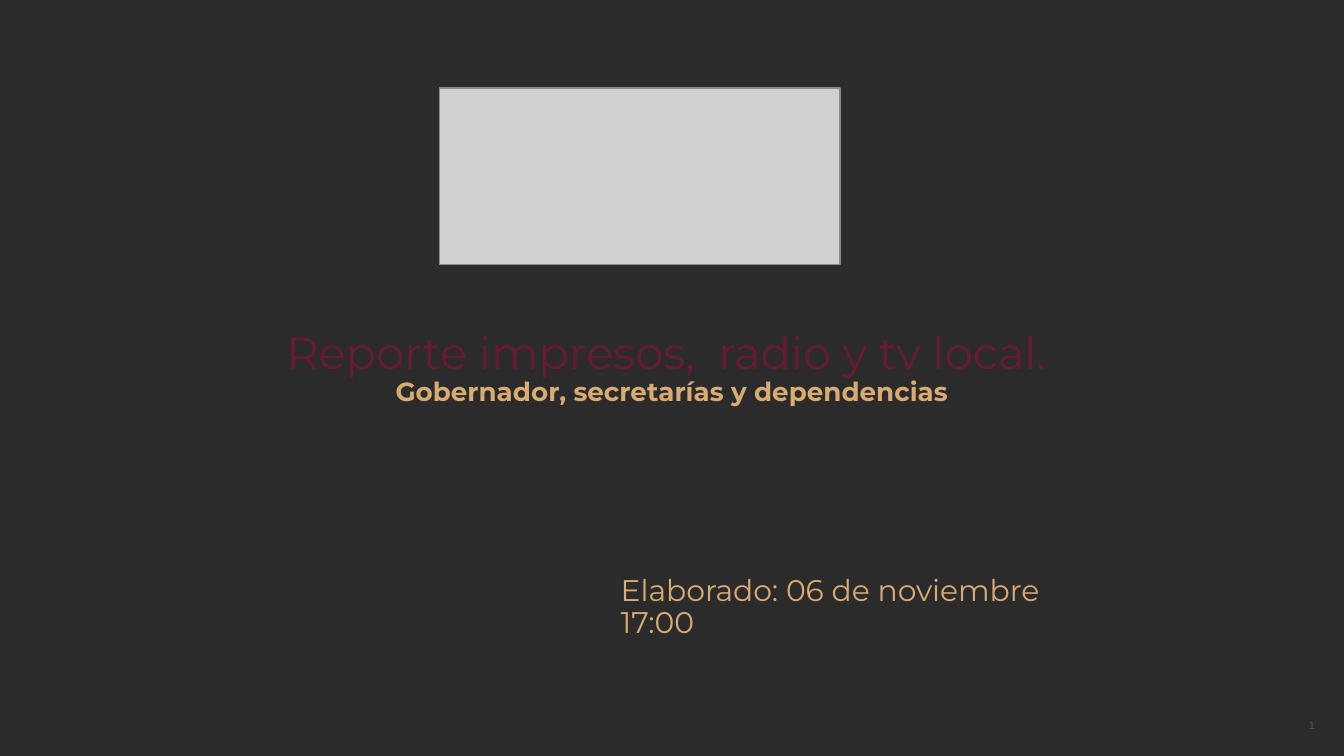
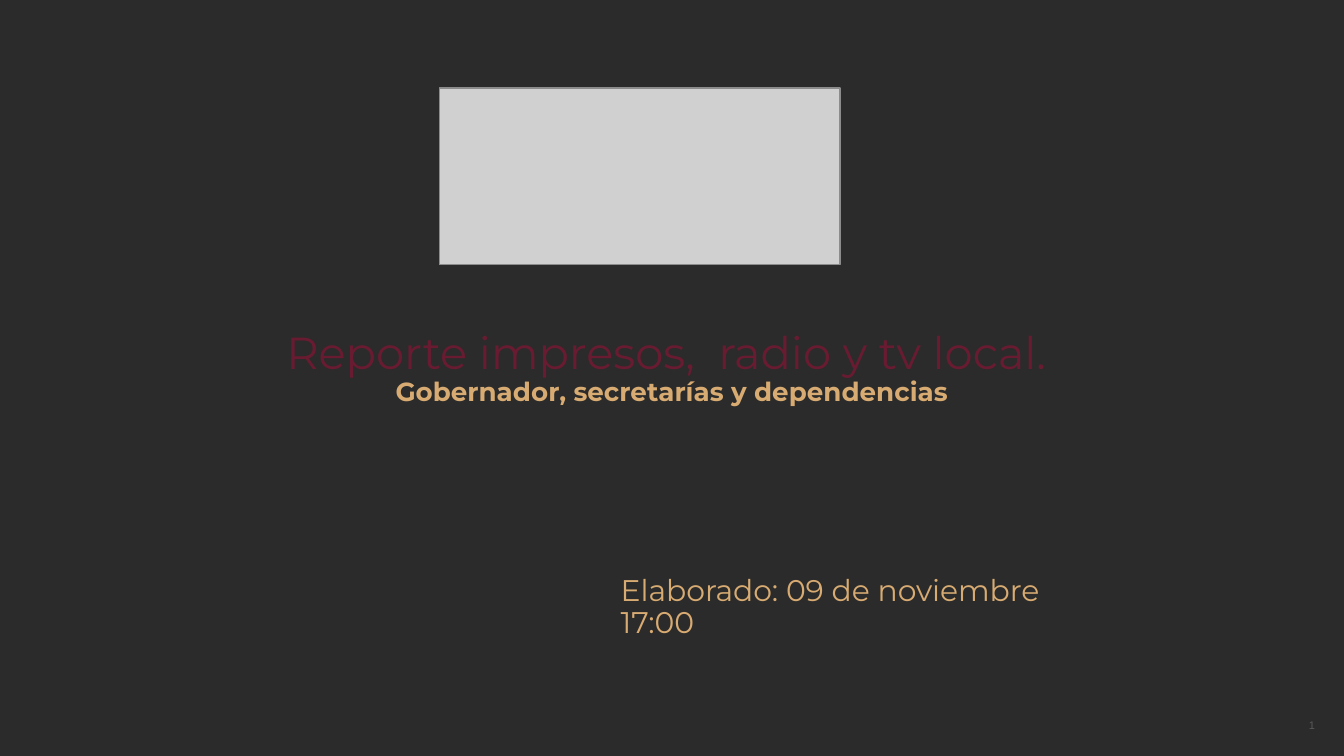
Before and after one commit to thelonious9/Reporteportadas, a slide deck: slide 1 of Reporte 061126.pptx. Drawn at 1344x756 pixels with LibreOffice and Linux fonts; fonts in the diff are those of the drawing; grey boxes stand for pictures; background and template pictures are left out; a plain dark background stands for a picture behind light text. Boxes give left, top, right and bottom in pixels: in the first picture for what was removed or moved away, otherwise in the second. Text is boxed around its words. In the diff, an @@ line names an element or a change of style, - is before the commit and + after.

```diff
--- a/Reporte 061126.pptx
+++ b/Reporte 061126.pptx
@@ text at box(621, 579, 1040, 601): text changed @@
-Elaborado: 06 de noviembre
+Elaborado: 09 de noviembre
```
Also in this commit, not shown: 6 other slides changed, 1 slide added, 1 slide removed.
